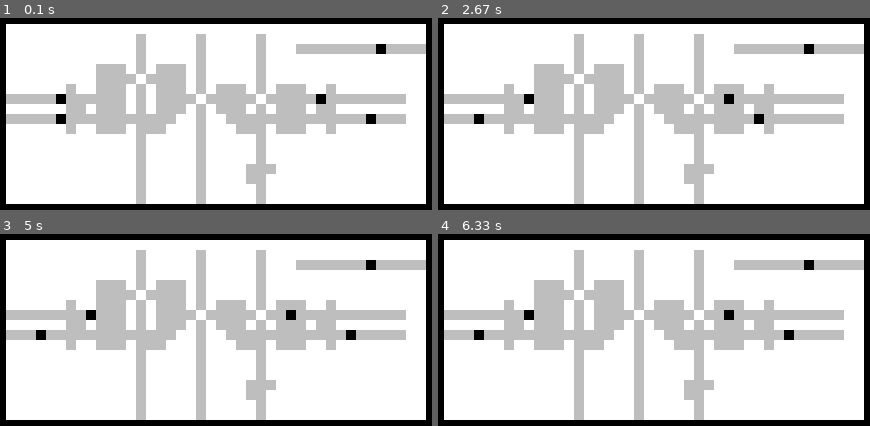
Above: before the commit, frames 1-4 (two rows, left to right).
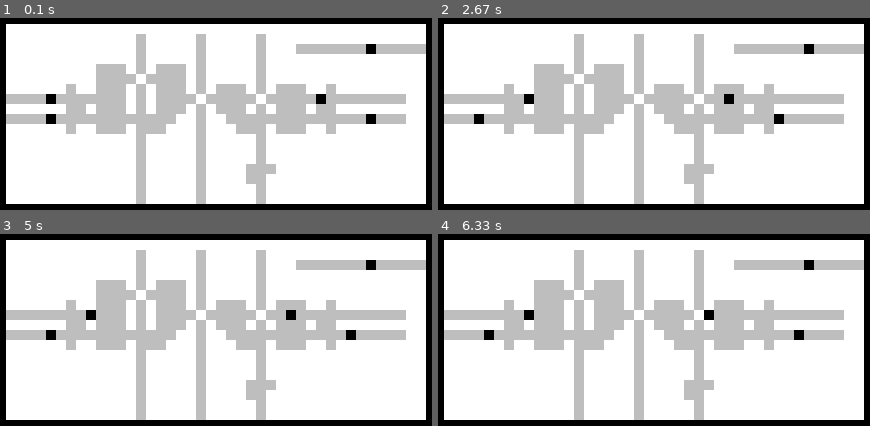
Above: after the commit, the same moments.

Repository: timo/brownomat
Game: pygame game, started from pygamefe.py
The game is run twice, just before and just after one commit, with the same random seed, the same clock (stepped at 60 frames per second) and the same inputs. The source is Python 2; it was converted automatically to run under Python 3.
Inputs (mouse positions are in pixels of both pictures, inside the frame that each line leads up to):
- Up to frame 1 (0.1 s): no input
- Up to frame 2 (2.67 s): click (outside the picture) at 0.38 s; tap Space at 1.73, 2.23 s; move the mouse to (outside the picture) at 2.2 s; click (outside the picture) at 2.48 s
- Up to frame 3 (5 s): move the mouse to (outside the picture) at 2.83 s; tap Space at 2.87, 3.67 s; click (outside the picture) at 3.18 s; move the mouse to (outside the picture) at 3.63 s; click (outside the picture) at 4.05 s; move the mouse to (outside the picture) at 4.52 s; click (outside the picture) at 4.97 s
- Up to frame 4 (6.33 s): move the mouse to (outside the picture) at 5.55 s; click (outside the picture) at 6.03 s

The runs differ from the first frame. In frame 1, 0.7% of the frame differs, in the area x 10-90%, y 13-56%; in frame 2, 0.2%; in frame 3, 0.2%; in frame 4, 0.7%.

Commit message:
redraw on every step.

Diff:
--- a/pygamefe.py
+++ b/pygamefe.py
@@ -36,8 +36,8 @@
                     pygame.Rect(*self.__adjust((x * 10, y * 10)) + (10, 10)))
 
     def add_actions(self, removals, additions):
-        if len(set(removals) & self.additions) > 0:
-            self.nice_redraw = True
+        #if len(set(removals) & self.additions) > 0:
+        self.nice_redraw = True
 
         self.removals = self.removals.difference(additions)
         self.additions = self.additions.difference(removals)
